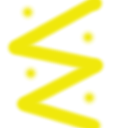
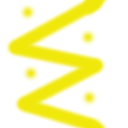
Before/after of a 128 × 128 layered artwork. What changed in the layer stack:
painted on "Capa" over (81, 0, 108, 128)
